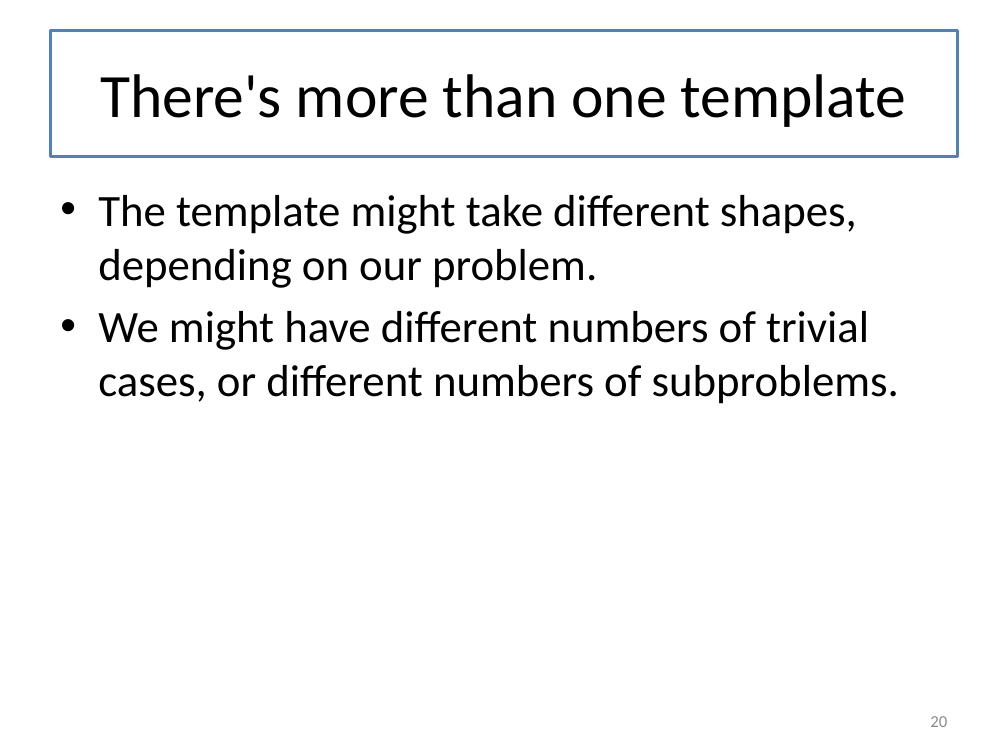
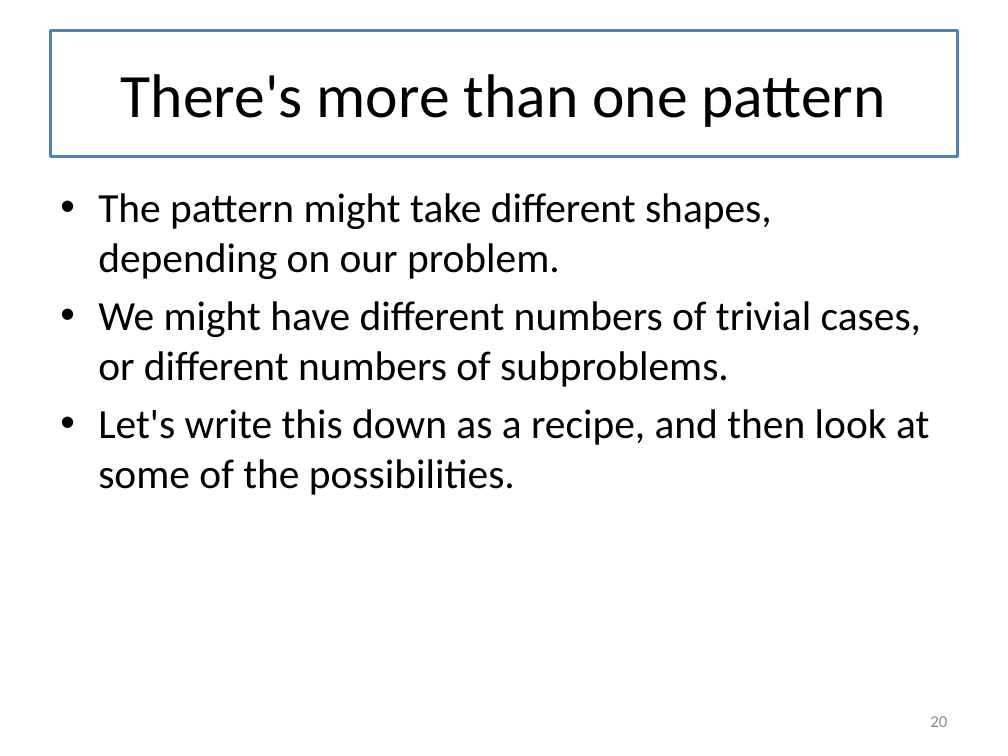
Before and after one commit to mwand/cs5010f16, a slide deck: slide 20 of Slides/Lesson 8.1 Introducing General Recursion.pptx. Drawn at 1008x756 pixels with LibreOffice and Linux fonts; fonts in the diff are those of the drawing. Boxes give left, top, right and bottom in pixels: in the first picture for what was removed or moved away, otherwise in the second. Text is boxed around its words. In the diff, an @@ line names an element or a change of style, - is before the commit and + after.

```diff
--- a/Slides/Lesson 8.1 Introducing General Recursion.pptx
+++ b/Slides/Lesson 8.1 Introducing General Recursion.pptx
@@ title at box(121, 74, 886, 127): text changed @@
-There's more than one template
+There's more than one pattern
@@ text at box(98, 193, 772, 279): text changed; size 32 to 29.6 pt @@
-• The template might take different shapes, depending on our problem.
+• The pattern might take different shapes, depending on our problem.
@@ text at box(98, 301, 921, 387): size 32 to 29.6 pt in "We might have different numbers of trivial ..." @@
@@ text at box(98, 409, 929, 495): paragraph added @@
+• Let's write this down as a recipe, and then look at some of the possibilities.
```
Also in this commit, not shown: 15 other slides changed, 1 slide added, 13 other files.
